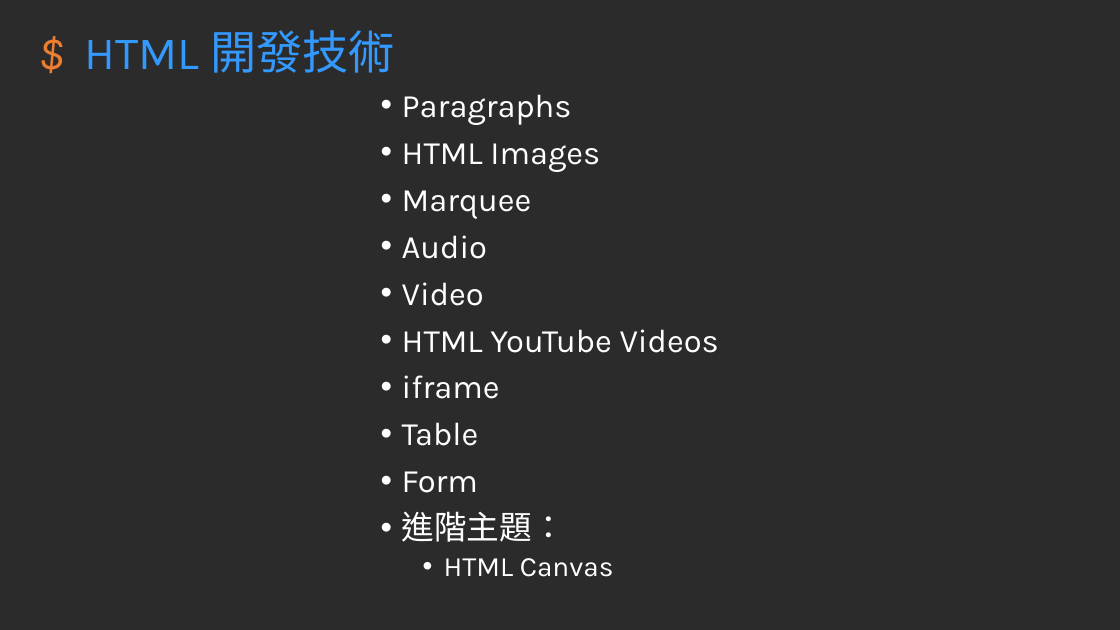
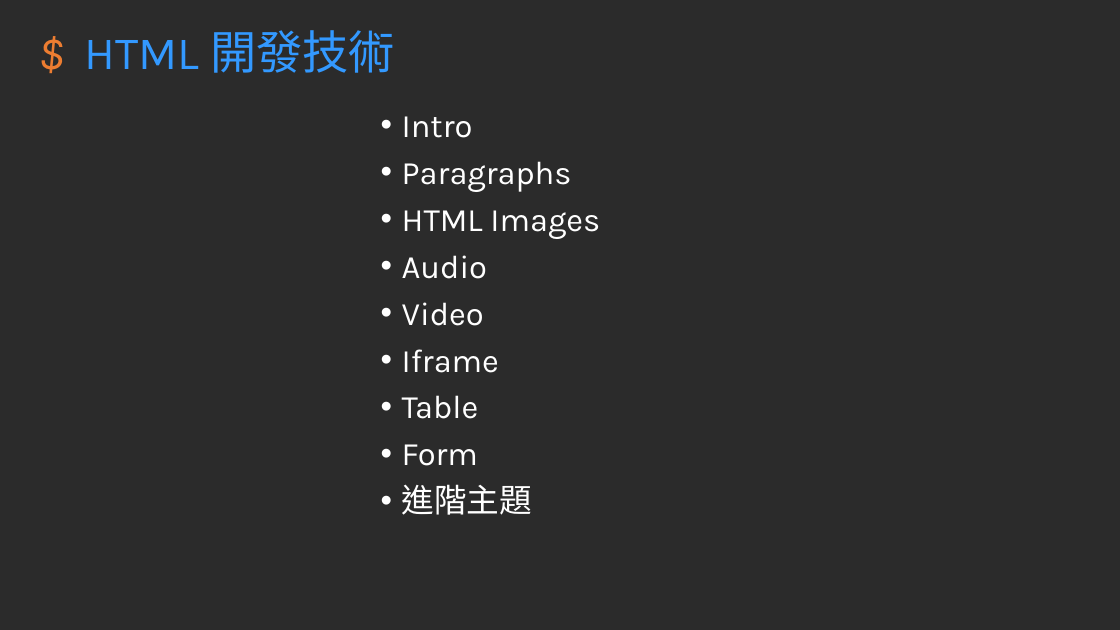
Before and after one commit to hehank/KSU_Class, a slide deck: slide 21 of Web/報告/網站開發技術_期末報告.pptm. Drawn at 1120x630 pixels with LibreOffice and Linux fonts; fonts in the diff are those of the drawing; background and template pictures are left out; a plain dark background stands for a picture behind light text. Boxes give left, top, right and bottom in pixels: in the first picture for what was removed or moved away, otherwise in the second. Text is boxed around its words. In the diff, an @@ line names an element or a change of style, - is before the commit and + after.

```diff
--- a/Web/報告/網站開發技術_期末報告.pptm
+++ b/Web/報告/網站開發技術_期末報告.pptm
@@ text "Intro": place and size @@
-text "Intro" at [402, 94, 719, 577]
+text "Intro" at [402, 116, 600, 515]
@@ text at [402, 116, 473, 138]: paragraph added @@
+• Intro
@@ text at [402, 190, 532, 219]: paragraph removed @@
-• Marquee
@@ text at [402, 349, 499, 373]: text changed @@
-• HTML YouTube Videos
-• iframe
+• Iframe
@@ text at [402, 484, 533, 515]: text changed; size 24 to 28 pt @@
-• 進階主題：
-  • HTML Canvas
+• 進階主題
```
Also in this commit, not shown: 6 other slides changed, 14 slides added, 10 other files.
